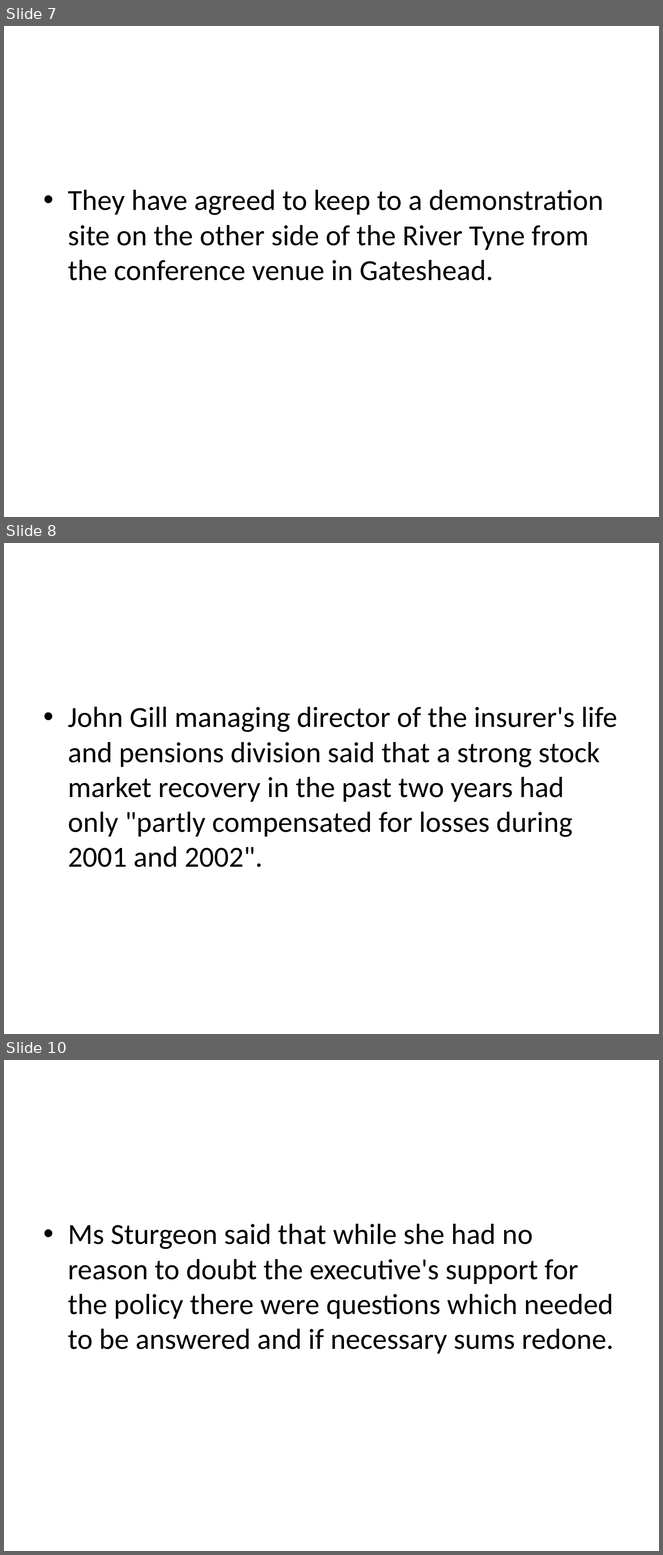
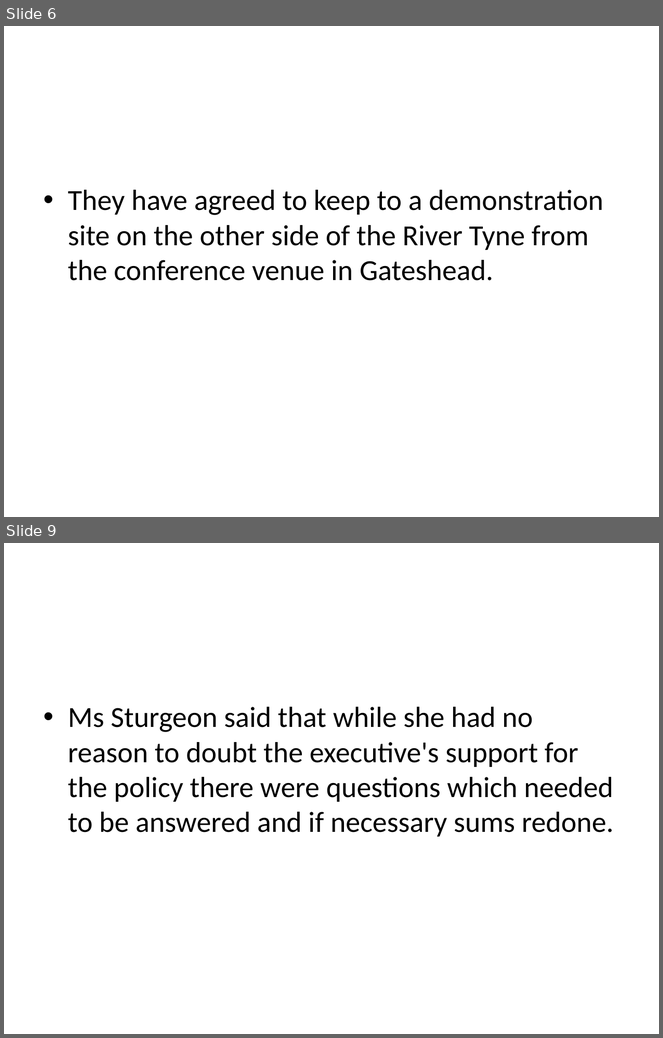
Before and after one commit to MayankVachher/Shortie, a slide deck: title.pptx. Shown one above the other, each under a label of ours: slides 7, 8 and 10 before the commit, slides 6 and 9 after it; the slides between them are not shown. The pictures are 663x1555 and 663x1038 pixels, drawn with LibreOffice and Linux fonts; fonts in the diff are those of the drawing. Boxes give left, top, right and bottom in pixels: in the first picture for what was removed or moved away, otherwise in the second. Text is boxed around its words. In the diff, an @@ line names an element or a change of style, - is before the commit and + after.

```diff
--- a/title.pptx
+++ b/title.pptx
@@ slide 8 removed at box(4, 543, 659, 1034), background #FFFFFF @@
@@ text removed at box(68, 707, 617, 867) @@
-• John Gill managing director of the insurer's life and pensions division said that a strong stock market recovery in the past two years had only "partly compensated for losses during 2001 and 2002".
@@ what was slide 7 is now slide 6 @@
@@ what was slide 10 is now slide 9 @@
```
Also in this commit, not shown: 1 slide changed, 4 slides added, 3 other slides removed, 22 other files.
